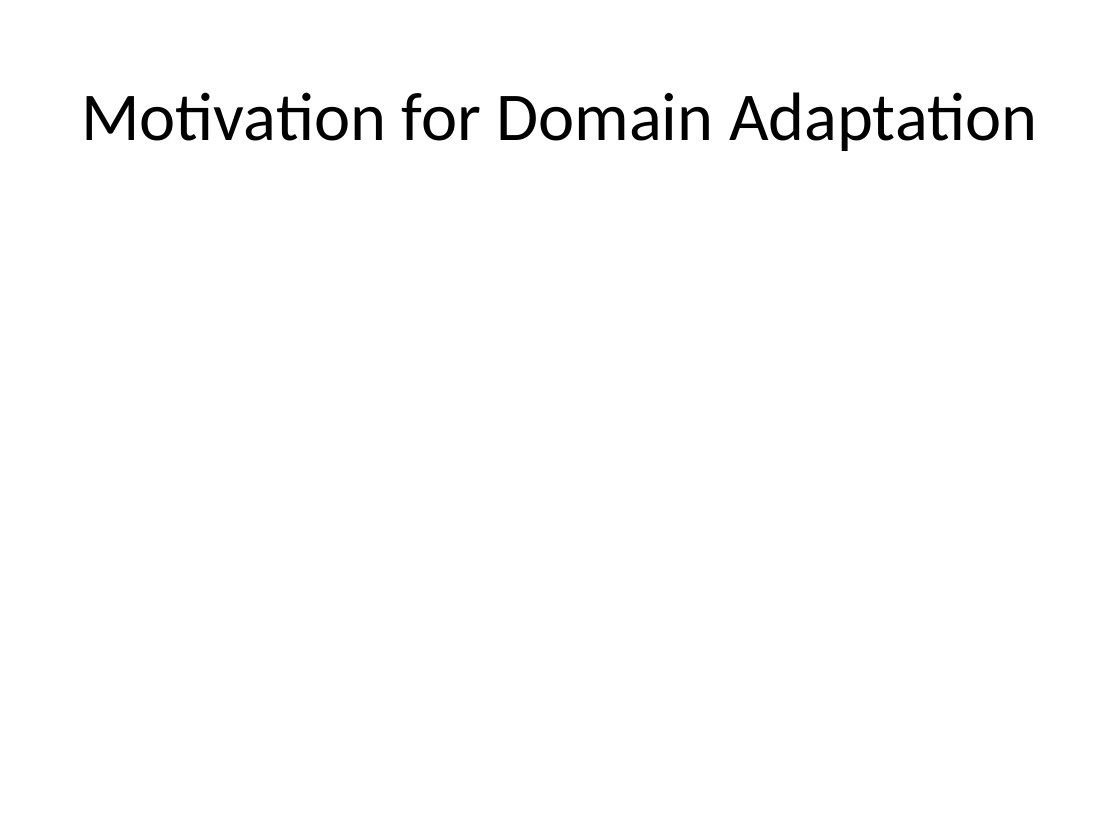
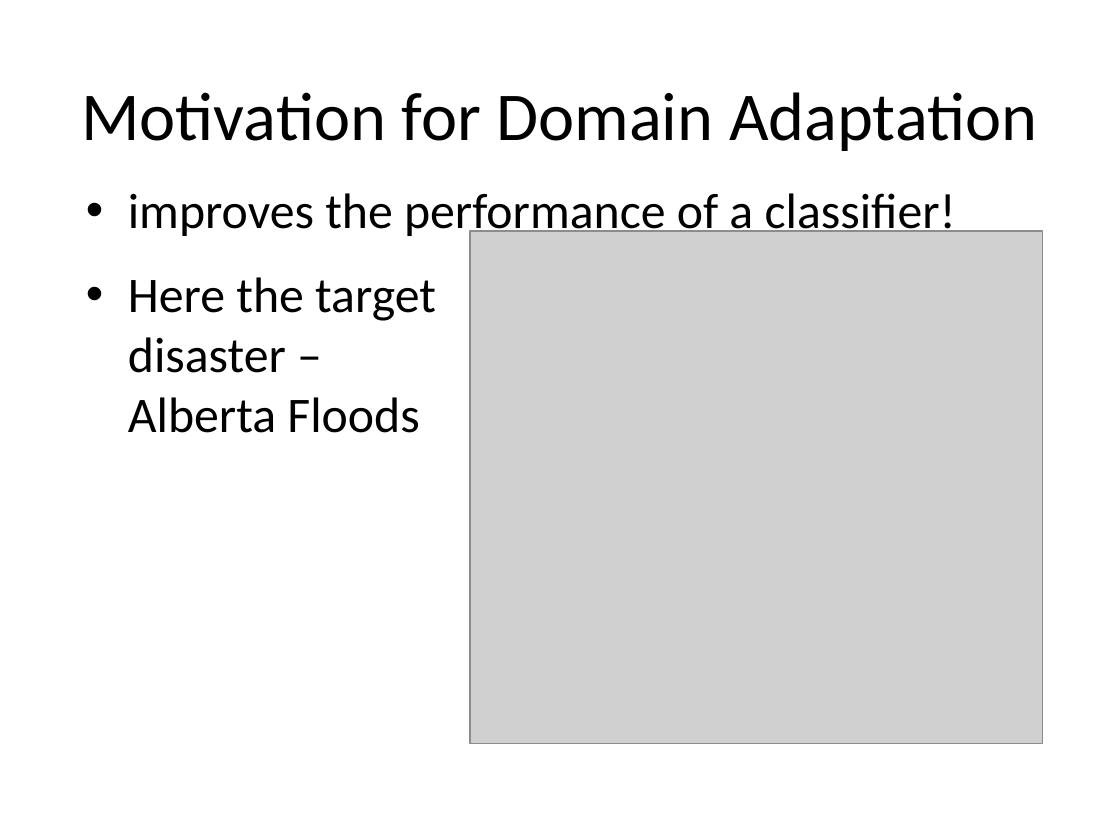
Before and after one commit to Oleksandra28/grad_forum, a slide deck: slide 25 of grad-presentation-sopova 2.pptx (slide 24 before the commit). Drawn at 1120x840 pixels with LibreOffice and Linux fonts; fonts in the diff are those of the drawing; grey boxes stand for pictures; background and template pictures are left out. Boxes give left, top, right and bottom in pixels: in the first picture for what was removed or moved away, otherwise in the second. Text is boxed around its words. In the diff, an @@ line names an element or a change of style, - is before the commit and + after.

```diff
--- a/grad-presentation-sopova 2.pptx
+++ b/grad-presentation-sopova 2.pptx
@@ text added at <box>128,193,956,241</box>, 32 pt, text #000000 @@
+• improves the performance of a classifier!
@@ picture added at <box>470,231,1043,743</box> @@
@@ text added at <box>128,277,436,433</box>, 32 pt, text #000000 @@
+• Here the target disaster –Alberta Floods
```
Also in this commit, not shown: 9 other slides changed, 6 other files.
